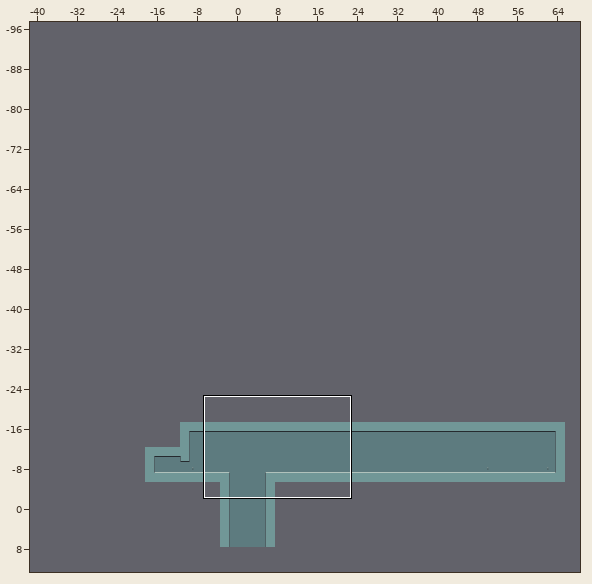
Level history. Tiled map: Assets/Maps/TestLevel.tmx. The first picture is a wide view before the edit; the outline marks the close-up.
Close-up. As it was:
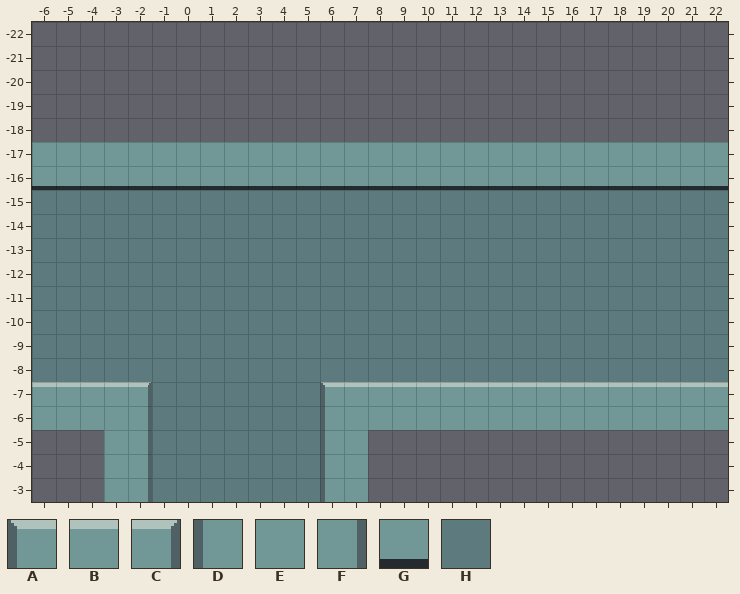
Cells are 16x16 px. Shown: x -6..22, y -22..-3. The commit also changed other parts of the map, which this record leaves out.
Key: from "LaboratoryTileset": A 2, B 3, C 4, D 8, E 9, F 10, G 14, H 21.
_ is an empty cell.
Layer "terrain" before, first column x -6:
-22 _____________________________
-21 _____________________________
-20 _____________________________
-19 _____________________________
-18 _____________________________
-17 EEEEEEEEEEEEEEEEEEEEEEEEEEEEE
-16 GGGGGGGGGGGGGGGGGGGGGGGGGGGGG
-15 HHHHHHHHHHHHHHHHHHHHHHHHHHHHH
-14 HHHHHHHHHHHHHHHHHHHHHHHHHHHHH
-13 HHHHHHHHHHHHHHHHHHHHHHHHHHHHH
-12 HHHHHHHHHHHHHHHHHHHHHHHHHHHHH
-11 HHHHHHHHHHHHHHHHHHHHHHHHHHHHH
-10 HHHHHHHHHHHHHHHHHHHHHHHHHHHHH
 -9 HHHHHHHHHHHHHHHHHHHHHHHHHHHHH
 -8 HHHHHHHHHHHHHHHHHHHHHHHHHHHHH
 -7 BBBBCHHHHHHHABBBBBBBBBBBBBBBB
 -6 EEEEFHHHHHHHDEEEEEEEEEEEEEEEE
 -5 ___EFHHHHHHHDE_______________
 -4 ___EFHHHHHHHDE_______________
 -3 ___EFHHHHHHHDE_______________
New version:
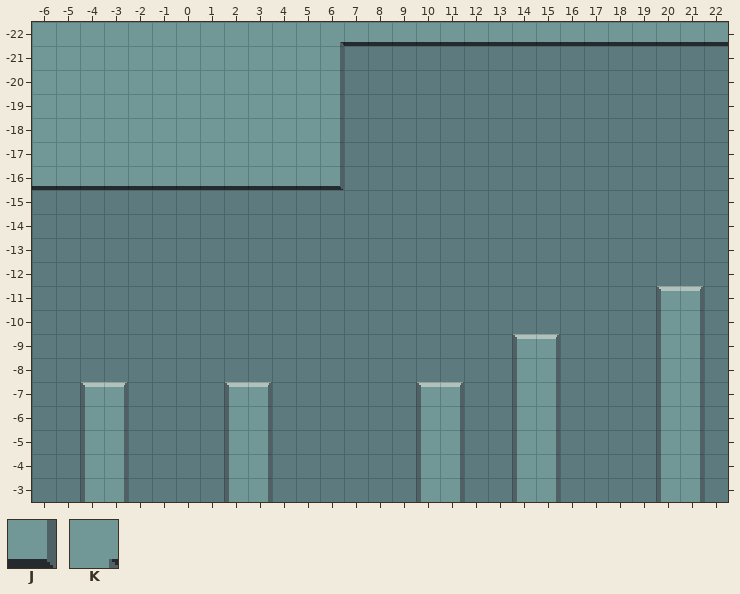
Further tiles: from "LaboratoryTileset": J 15, K 35.
Difference:
{"where": "layer \"terrain\""}
{"y":-22,"x":-6,"old":"_____________________________","new":"EEEEEEEEEEEEKGGGGGGGGGGGGGGGG"}
{"y":-21,"x":-6,"old":"_____________________________","new":"EEEEEEEEEEEEFHHHHHHHHHHHHHHHH"}
{"y":-20,"x":-6,"old":"_____________________________","new":"EEEEEEEEEEEEFHHHHHHHHHHHHHHHH"}
{"y":-19,"x":-6,"old":"_____________________________","new":"EEEEEEEEEEEEFHHHHHHHHHHHHHHHH"}
{"y":-18,"x":-6,"old":"_____________________________","new":"EEEEEEEEEEEEFHHHHHHHHHHHHHHHH"}
{"y":-17,"x":6,"old":"EEEEEEEEEEEEEEEEE","new":"FHHHHHHHHHHHHHHHH"}
{"y":-16,"x":6,"old":"GGGGGGGGGGGGGGGGG","new":"JHHHHHHHHHHHHHHHH"}
{"y":-11,"x":20,"old":"HH","new":"AC"}
{"y":-10,"x":20,"old":"HH","new":"DF"}
{"y":-9,"x":14,"old":"HH","new":"AC"}
{"y":-9,"x":20,"old":"HH","new":"DF"}
{"y":-8,"x":14,"old":"HH","new":"DF"}
{"y":-8,"x":20,"old":"HH","new":"DF"}
{"y":-7,"x":-6,"old":"BBBBC","new":"HHACH"}
{"y":-7,"x":2,"old":"HH","new":"AC"}
{"y":-7,"x":6,"old":"ABBBBBBBBBBBBBBBB","new":"HHHHACHHDFHHHHDFH"}
{"y":-6,"x":-6,"old":"EEEEF","new":"HHDFH"}
{"y":-6,"x":2,"old":"HH","new":"DF"}
{"y":-6,"x":6,"old":"DEEEEEEEEEEEEEEEE","new":"HHHHDFHHDFHHHHDFH"}
{"y":-5,"x":-6,"old":"___EF","new":"HHDFH"}
{"y":-5,"x":2,"old":"HH","new":"DF"}
{"y":-5,"x":6,"old":"DE_______________","new":"HHHHDFHHDFHHHHDFH"}
{"y":-4,"x":-6,"old":"___EF","new":"HHDFH"}
{"y":-4,"x":2,"old":"HH","new":"DF"}
{"y":-4,"x":6,"old":"DE_______________","new":"HHHHDFHHDFHHHHDFH"}
{"y":-3,"x":-6,"old":"___EF","new":"HHDFH"}
{"y":-3,"x":2,"old":"HH","new":"DF"}
{"y":-3,"x":6,"old":"DE_______________","new":"HHHHDFHHDFHHHHDFH"}
{"label":"changed","picture_box":[32,22,728,190]}
{"label":"changed","picture_box":[320,286,728,502]}
{"label":"changed","picture_box":[32,382,152,502]}
{"label":"changed","picture_box":[224,382,272,502]}
